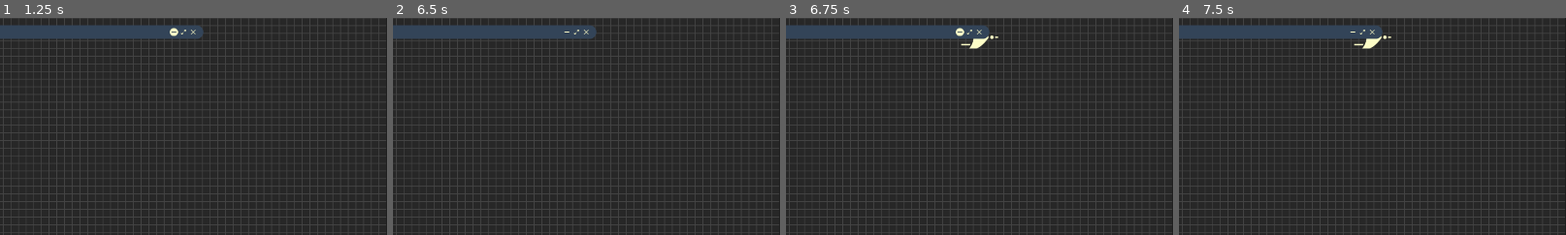
Above: before the commit, frames 1-4 (left to right).
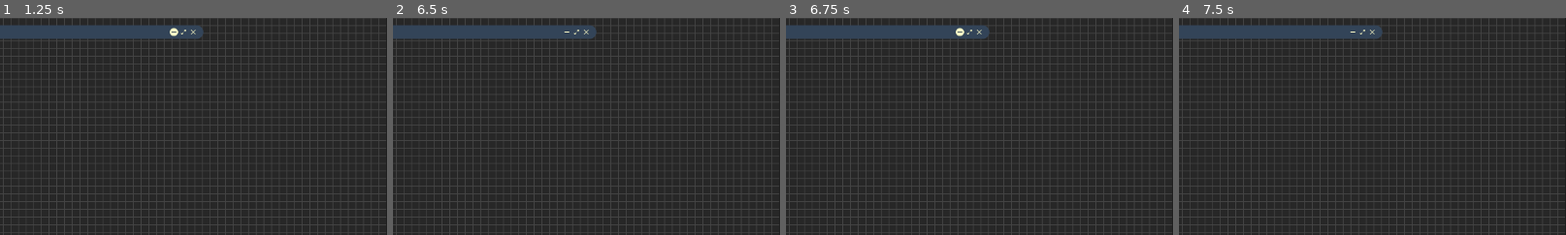
Above: after the commit, the same moments.

Repository: sleep-walkerr/CircuitCanvas
Game: Godot game, scene res://MainScene.tscn
Two runs of this game, one before a commit and one after it. Both use one fixed random seed, a clock stepped at 60 frames per second and the inputs below.
Inputs (mouse positions are % of the whole screen's width and height, from its top left):
- Up to frame 1 (1.25 s): click (72, 3) at 0.5 s
- Up to frame 2 (6.5 s): click (12, 52) at 1.25 s; click (12, 62) at 2 s; click (12, 71) at 2.75 s; click (12, 81) at 3.5 s; click (12, 91) at 4.25 s; click (5, 30) at 5 s; click (18, 30) at 5.75 s
- Up to frame 3 (6.75 s): click (72, 3) at 6.5 s
- Up to frame 4 (7.5 s): click (12, 52) at 7.25 s
The pictures show only the part of the screen within x 50-100%, y 0-50%; the shares and areas given below are measured in that part.

Frames 1-2 are identical in both runs. In frame 3, 0.2% of the frame differs, in the area x 45-55%, y 8-15%; in frame 4, 0.2%.

Commit message:
partial dragndrop, capture input in gui elements

Diff:
--- a/GUI/GateSelection.tscn
+++ b/GUI/GateSelection.tscn
@@ -64,6 +64,7 @@
 offset_bottom = -480.0
 grow_horizontal = 2
 grow_vertical = 2
+mouse_filter = 1
 theme = SubResource("Theme_pgjea")
 script = ExtResource("1_0601b")
 
@@ -74,6 +75,7 @@
 anchor_right = 1.0
 offset_bottom = 55.0
 grow_horizontal = 2
+mouse_filter = 1
 theme_override_styles/panel = SubResource("StyleBoxFlat_hf5o3")
 
 [node name="CenterContainer" type="CenterContainer" parent="TitleBar"]
@@ -113,6 +115,7 @@
 [node name="and_button" type="TextureButton" parent="ScrollContainer/GateSelectContainer"]
 custom_minimum_size = Vector2(0, 100)
 layout_mode = 2
+mouse_filter = 1
 toggle_mode = true
 button_group = ExtResource("2_al7fk")
 texture_normal = ExtResource("1_862dq")
@@ -123,6 +126,7 @@
 [node name="or_button" type="TextureButton" parent="ScrollContainer/GateSelectContainer"]
 custom_minimum_size = Vector2(0, 100)
 layout_mode = 2
+mouse_filter = 1
 toggle_mode = true
 button_group = ExtResource("2_al7fk")
 texture_normal = ExtResource("4_60ufj")
@@ -133,6 +137,7 @@
 [node name="not_button" type="TextureButton" parent="ScrollContainer/GateSelectContainer"]
 custom_minimum_size = Vector2(0, 100)
 layout_mode = 2
+mouse_filter = 1
 toggle_mode = true
 button_group = ExtResource("2_al7fk")
 texture_normal = ExtResource("1_ydtxl")
@@ -143,6 +148,7 @@
 [node name="nand_button" type="TextureButton" parent="ScrollContainer/GateSelectContainer"]
 custom_minimum_size = Vector2(0, 100)
 layout_mode = 2
+mouse_filter = 1
 toggle_mode = true
 button_group = ExtResource("2_al7fk")
 texture_normal = ExtResource("10_q0qg0")
@@ -153,6 +159,7 @@
 [node name="nor_button" type="TextureButton" parent="ScrollContainer/GateSelectContainer"]
 custom_minimum_size = Vector2(0, 100)
 layout_mode = 2
+mouse_filter = 1
 toggle_mode = true
 button_group = ExtResource("2_al7fk")
 texture_normal = ExtResource("13_uhqw6")
@@ -163,6 +170,7 @@
 [node name="xor_button" type="TextureButton" parent="ScrollContainer/GateSelectContainer"]
 custom_minimum_size = Vector2(0, 100)
 layout_mode = 2
+mouse_filter = 1
 toggle_mode = true
 button_group = ExtResource("2_al7fk")
 texture_normal = ExtResource("16_g36sw")
@@ -173,6 +181,7 @@
 [node name="xnor_button" type="TextureButton" parent="ScrollContainer/GateSelectContainer"]
 custom_minimum_size = Vector2(0, 100)
 layout_mode = 2
+mouse_filter = 1
 toggle_mode = true
 button_group = ExtResource("2_al7fk")
 texture_normal = ExtResource("19_um7vm")
--- a/GUI/GeneralSelection.tscn
+++ b/GUI/GeneralSelection.tscn
@@ -47,6 +47,7 @@
 offset_top = 111.0
 offset_right = 446.0
 offset_bottom = 364.0
+mouse_filter = 1
 theme = SubResource("Theme_acnh7")
 script = ExtResource("1_ku5fe")
 
@@ -56,6 +57,7 @@
 anchors_preset = 10
 anchor_right = 1.0
 grow_horizontal = 2
+mouse_filter = 1
 theme = SubResource("Theme_g40dq")
 
 [node name="CenterContainer" type="CenterContainer" parent="TitlePanel"]
@@ -68,6 +70,7 @@
 
 [node name="Label" type="Label" parent="TitlePanel/CenterContainer"]
 layout_mode = 2
+mouse_filter = 1
 text = "General"
 label_settings = SubResource("LabelSettings_253be")
 horizontal_alignment = 1
@@ -84,6 +87,7 @@
 
 [node name="select_button" type="TextureButton" parent="CenterContainer/HBoxContainer"]
 layout_mode = 2
+mouse_filter = 1
 toggle_mode = true
 button_group = ExtResource("2_6lmea")
 texture_normal = ExtResource("1_3y0fm")
@@ -91,6 +95,7 @@
 
 [node name="delete_button" type="TextureButton" parent="CenterContainer/HBoxContainer"]
 layout_mode = 2
+mouse_filter = 1
 toggle_mode = true
 button_group = ExtResource("2_6lmea")
 texture_normal = ExtResource("3_c04gu")
@@ -98,6 +103,7 @@
 
 [node name="wire_button" type="TextureButton" parent="CenterContainer/HBoxContainer"]
 layout_mode = 2
+mouse_filter = 1
 toggle_mode = true
 button_group = ExtResource("2_6lmea")
 texture_normal = ExtResource("5_vrndq")
--- a/Gate/AND_GATE.tscn
+++ b/Gate/AND_GATE.tscn
@@ -2,5 +2,5 @@
 
 [ext_resource type="Script" path="res://Gate/and_gate.gd" id="1_stmq6"]
 
-[node name="test_gate" type="Node2D"]
+[node name="Node2D" type="Node2D"]
 script = ExtResource("1_stmq6")
--- a/Gate/and_gate.gd
+++ b/Gate/and_gate.gd
@@ -9,7 +9,6 @@
 
 # Called when the node enters the scene tree for the first time.
 func _ready() -> void:
-	print(get_parent().tile_set.get_patterns_count())
 	pattern = get_parent().tile_set.get_pattern(pattern_indicies[type])
 	# Draw tiles
 	if pattern != null:
@@ -26,9 +25,21 @@
 		get_parent().remove_child(self)
 		self.queue_free()
 
-	pass # Replace with function body.
-
 
 # Called every frame. 'delta' is the elapsed time since the previous frame.
 func _process(delta: float) -> void:
 	pass
+
+
+func RedrawPattern() -> void: # Redraws pattern every frame for drag and drop movement (might replace section in ready fxn)
+	# Needs to have position_in_grid set to new position before calling
+	# Delete previously stored coordinates
+	tiles.clear()
+	get_parent().set_pattern(position_in_grid, pattern)
+	# Store tiles
+	var tile_mask = pattern.get_used_cells()
+	for x_y in tile_mask: # Store tiles for drag, drop, delete
+		tiles.append(get_parent().map_pattern(position_in_grid, x_y, pattern))
+	# Add reference to managing node within each tile, this allows for detecting which gate you are over at all times
+	for tile in tiles:
+		get_parent().get_cell_tile_data(tile).set_custom_data("managing_node_references", self) # Embed a reference to self into each tile
--- a/MainScene.gd
+++ b/MainScene.gd
@@ -1,6 +1,9 @@
 extends Node2D
 
-var scene_currently_over
+var object_being_dragged
+var object_drag_offset
+var over_gui
+
 var newConnection
 var selected_scenes
 var mouseDelta = Vector2(0,0)
@@ -37,25 +40,50 @@
 
 # Called every frame. 'delta' is the elapsed time since the previous frame.
 func _process(delta): #combined old physics_process with process, need to reorganize contents
+	# New Code
+
+
 	#Get node currently over every frame using raycast
 	mouseOverAndSelectionCast.position = get_global_mouse_position()
 
 func _input(event):
-	# New Test Code
-	if event.is_action_pressed("click]") and selectedGate != null:
-		print($GateGrid.local_to_map(get_global_mouse_position()))
-		var new_gate_position = $GateGrid.local_to_map(get_global_mouse_position())
-		# Test gate creation with sample and gate
-		# Instance in and gate
-		var new_gate = load("res://Gate/AND_GATE.tscn").instantiate()
-		new_gate.position_in_grid = new_gate_position
-		new_gate.type = selectedGate
-		# Add to Grid
-		$GateGrid.add_child(new_gate)
+	if !over_gui:
+		var tile_currently_over = $GateGrid.local_to_map(get_global_mouse_position())
+		# New Test Code
+		if event.is_action_pressed("click]"):
+			if selectedGate != null and !isTileOccupied(tile_currently_over): # For the creation of gate patterns
+				# This is a good start, needs to eventually check if any resulting tiles will overwrite occupied tiles, if they will, block action
+				var new_gate_position = tile_currently_over
+				# Test gate creation with sample and gate
+				# Instance in and gate
+				var new_gate = load("res://Gate/AND_GATE.tscn").instantiate()
+				new_gate.position_in_grid = new_gate_position
+				new_gate.type = selectedGate
+				# Add to Grid
+				$GateGrid.add_child(new_gate)
+			elif Input.is_mouse_button_pressed(1) and isTileOccupied(tile_currently_over): # If left mouse held and over a gate, start dragging functionality
+				object_being_dragged = $GateGrid.get_cell_tile_data(tile_currently_over).get_custom_data("managing_node_references")
+				# Store offset
+				object_drag_offset = $GateGrid.get_cell_atlas_coords(tile_currently_over) - Vector2i(1,0) # Use atlas
+				#--Calculate offset using atlas
+		if object_being_dragged != null and Input.is_mouse_button_pressed(1): # If still pressed, keep dragging
+
+			# Delete previous pattern tiles
+			for tile in object_being_dragged.tiles:
+				$GateGrid.erase_cell(tile)
+			# Redraw pattern using offset from the tile currently over
+
+			object_being_dragged.position_in_grid = tile_currently_over - object_drag_offset
+			object_being_dragged.RedrawPattern()
+		elif !Input.is_mouse_button_pressed(1):
+			object_being_dragged = null
 
 
 
-	# End New Test Code
+
+
+
+		# End New Test Code
 
 func SelectedGate(scenePath):
 	selectedGate = scenePath
@@ -69,6 +97,17 @@
 	selectedGate = gate_selection
 
 
+func DragTiles() -> void:
+	pass
+
+func isTileOccupied(tile) -> bool:
+	if $GateGrid.get_cell_source_id($GateGrid.local_to_map(get_global_mouse_position())) == -1:
+		return false
+	else:
+		return true
+
+
+
 func _on_gd_example_position_changed(node, new_pos):
 	print("The position of " + node.get_class() + " is now " + str(new_pos))
 	pass
@@ -76,3 +115,10 @@
 func _on_gd_example_cpp_print_signal(node, print_string):
 	print("CPP Print: " + print_string)
 	pass
+
+
+func EnteredGUI() -> void:
+	over_gui = true
+
+func ExitedGUI() -> void:
+	over_gui = false
--- a/MainScene.tscn
+++ b/MainScene.tscn
@@ -236,6 +236,7 @@
 custom_minimum_size = Vector2(450, 1080)
 offset_right = 450.0
 offset_bottom = 1080.0
+mouse_filter = 1
 theme = SubResource("Theme_ohh3g")
 
 [node name="CenterContainer" type="CenterContainer" parent="MainControls"]
@@ -250,6 +251,7 @@
 [node name="Label" type="Label" parent="MainControls/CenterContainer/HBoxContainer"]
 layout_mode = 2
 size_flags_horizontal = 3
+mouse_filter = 1
 text = "Circuit Canvas"
 label_settings = SubResource("LabelSettings_lb1mf")
 horizontal_alignment = 1
@@ -285,3 +287,8 @@
 z_index = -5
 tile_map_data = PackedByteArray("AAAqABUAAAAAAAAAAAArABUAAAAAAAAAAAArABYAAAAAAAAAAAAsABcAAAAAAAAAAAAsABgAAAAAAAAAAAAtAB …(92032 unchanged characters)…
 tile_set = SubResource("TileSet_6ppdx")
+
+[connection signal="mouse_entered" from="WindowDockNcharms" to="." method="EnteredGUI"]
+[connection signal="mouse_exited" from="WindowDockNcharms" to="." method="ExitedGUI"]
+[connection signal="mouse_entered" from="MainControls" to="." method="EnteredGUI"]
+[connection signal="mouse_exited" from="MainControls" to="." method="ExitedGUI"]
--- a/window_dock_ncharms.gd
+++ b/window_dock_ncharms.gd
@@ -14,6 +14,7 @@
 			dragging_start_position = get_global_mouse_position()
 
 
+
 func _on_exit_button_pressed() -> void:
 	get_tree().quit()
 
--- a/window_dock_ncharms.tscn
+++ b/window_dock_ncharms.tscn
@@ -25,6 +25,7 @@
 anchor_right = 1.0
 offset_bottom = 34.0
 grow_horizontal = 2
+mouse_filter = 1
 theme = SubResource("Theme_a8us2")
 script = ExtResource("1_0n6gs")
 
@@ -48,6 +49,7 @@
 custom_minimum_size = Vector2(20, 20)
 layout_mode = 2
 size_flags_horizontal = 3
+mouse_filter = 1
 texture_normal = ExtResource("1_3tv0i")
 texture_hover = ExtResource("1_p56p0")
 stretch_mode = 3
@@ -56,6 +58,7 @@
 custom_minimum_size = Vector2(20, 20)
 layout_mode = 2
 size_flags_horizontal = 3
+mouse_filter = 1
 texture_normal = ExtResource("3_qxou7")
 texture_hover = ExtResource("4_4n2sd")
 stretch_mode = 3
@@ -64,6 +67,7 @@
 custom_minimum_size = Vector2(20, 20)
 layout_mode = 2
 size_flags_horizontal = 3
+mouse_filter = 1
 texture_normal = ExtResource("5_qca0o")
 texture_hover = ExtResource("6_5n6v5")
 stretch_mode = 3
